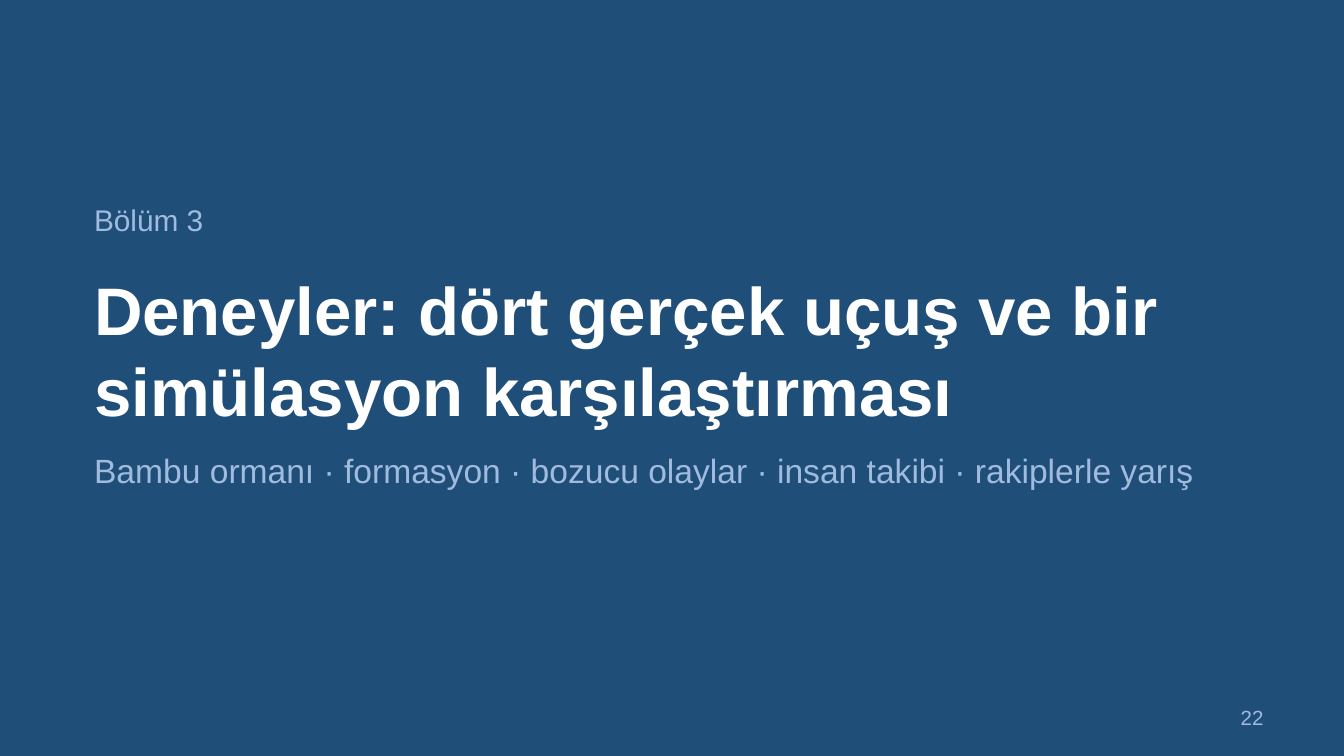
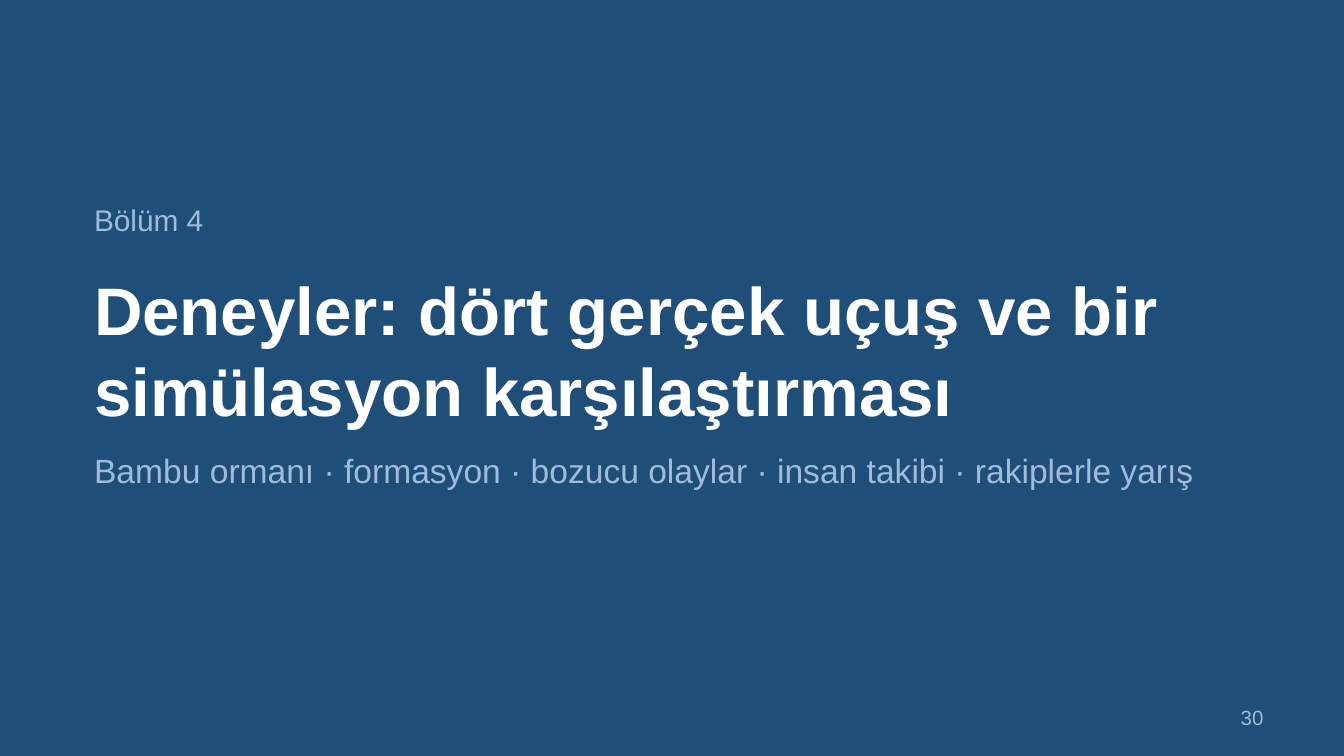
Before and after one commit to SamedBilginAlternet/zhou2022-swarm-sunum, a slide deck: slide 30 of Zhou2022_Suru_Sunumu.pptx (slide 22 before the commit). Drawn at 1344x756 pixels with LibreOffice and Linux fonts; fonts in the diff are those of the drawing. Boxes give left, top, right and bottom in pixels: in the first picture for what was removed or moved away, otherwise in the second. Text is boxed around its words. In the diff, an @@ line names an element or a change of style, - is before the commit and + after.

```diff
--- a/Zhou2022_Suru_Sunumu.pptx
+++ b/Zhou2022_Suru_Sunumu.pptx
@@ text at (x1=94, y1=209, x2=204, y2=231): text changed @@
-Bölüm 3
+Bölüm 4
@@ page number at (x1=1241, y1=711, x2=1264, y2=725): text changed @@
-22
+30
```
Also in this commit, not shown: 35 other slides changed, 8 slides added, 3 other files.
